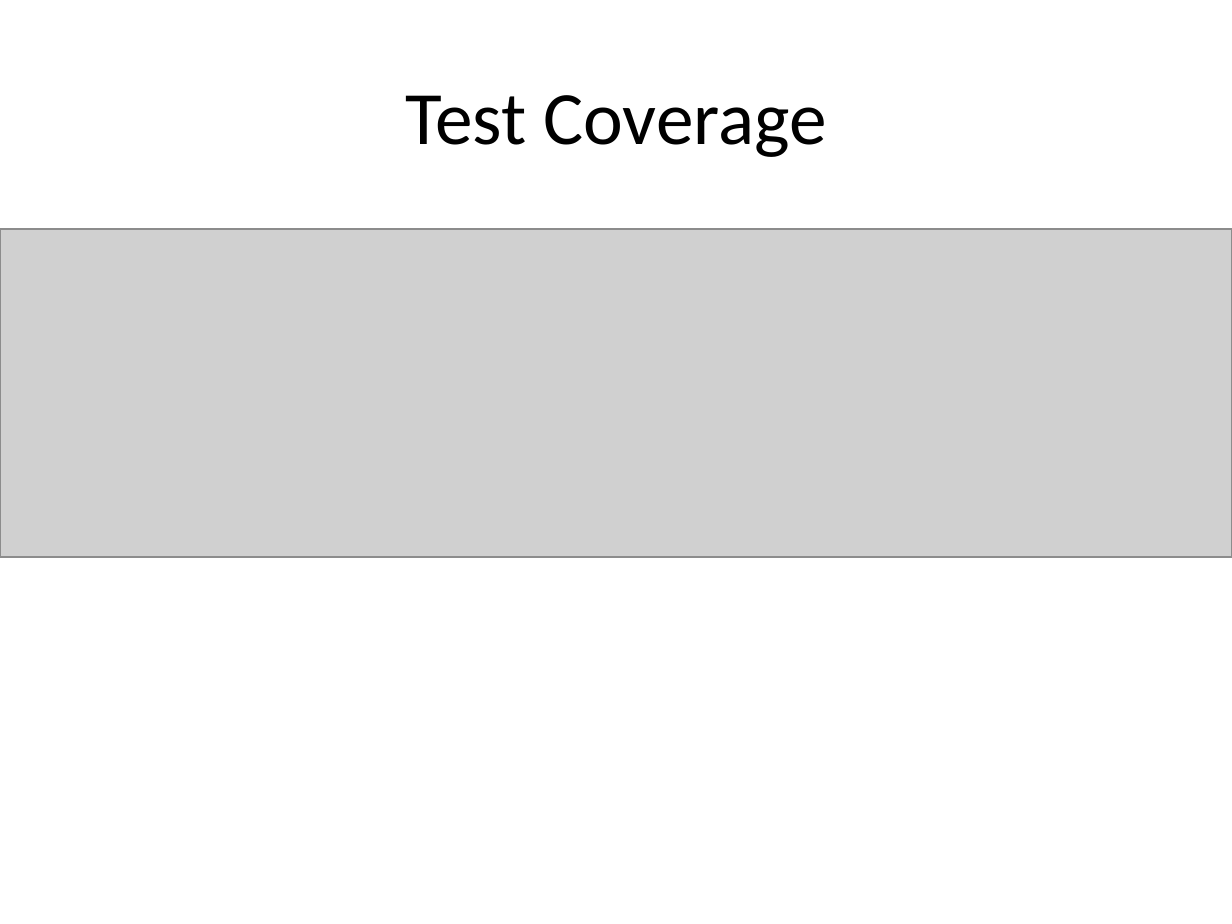
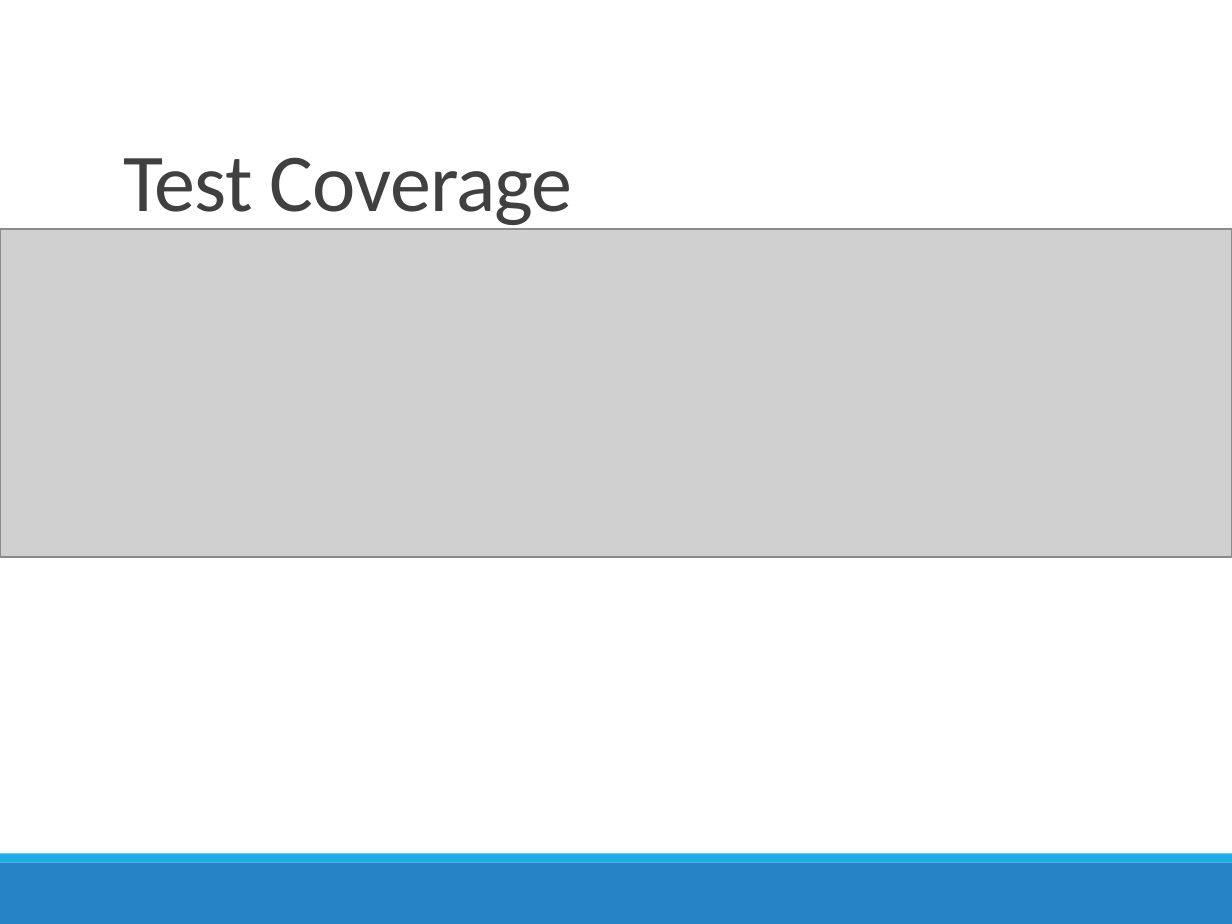
Before and after one commit to BenGoethuys/SwOp-Group03, a slide deck: slide 12 of Iteratie 1/PresentatieIteratie1Group03.pptx. Drawn at 1232x924 pixels with LibreOffice and Linux fonts; fonts in the diff are those of the drawing; grey boxes stand for pictures. Boxes give left, top, right and bottom in pixels: in the first picture for what was removed or moved away, otherwise in the second. Text is boxed around its words. In the diff, an @@ line names an element or a change of style, - is before the commit and + after.

```diff
--- a/Iteratie 1/PresentatieIteratie1Group03.pptx
+++ b/Iteratie 1/PresentatieIteratie1Group03.pptx
@@ title "Test Coverage": place and size @@
-title "Test Coverage" at (405, 95, 826, 157)
+title "Test Coverage" at (123, 157, 573, 230)
@@ title "Test Coverage" at (123, 157, 573, 230): size 44 to 48 pt, text colour #000000 to #404040, letter spacing 0 to -0.5 pt; alignment centre to left; line spacing 1 to 0.85; vertical alignment middle to bottom @@
@@ rectangle added at (0, 862, 1232, 924), fill #2683C6 @@
@@ rectangle added at (0, 854, 1232, 862), fill #1CADE4 @@
```
Also in this commit, not shown: 13 other slides changed.
